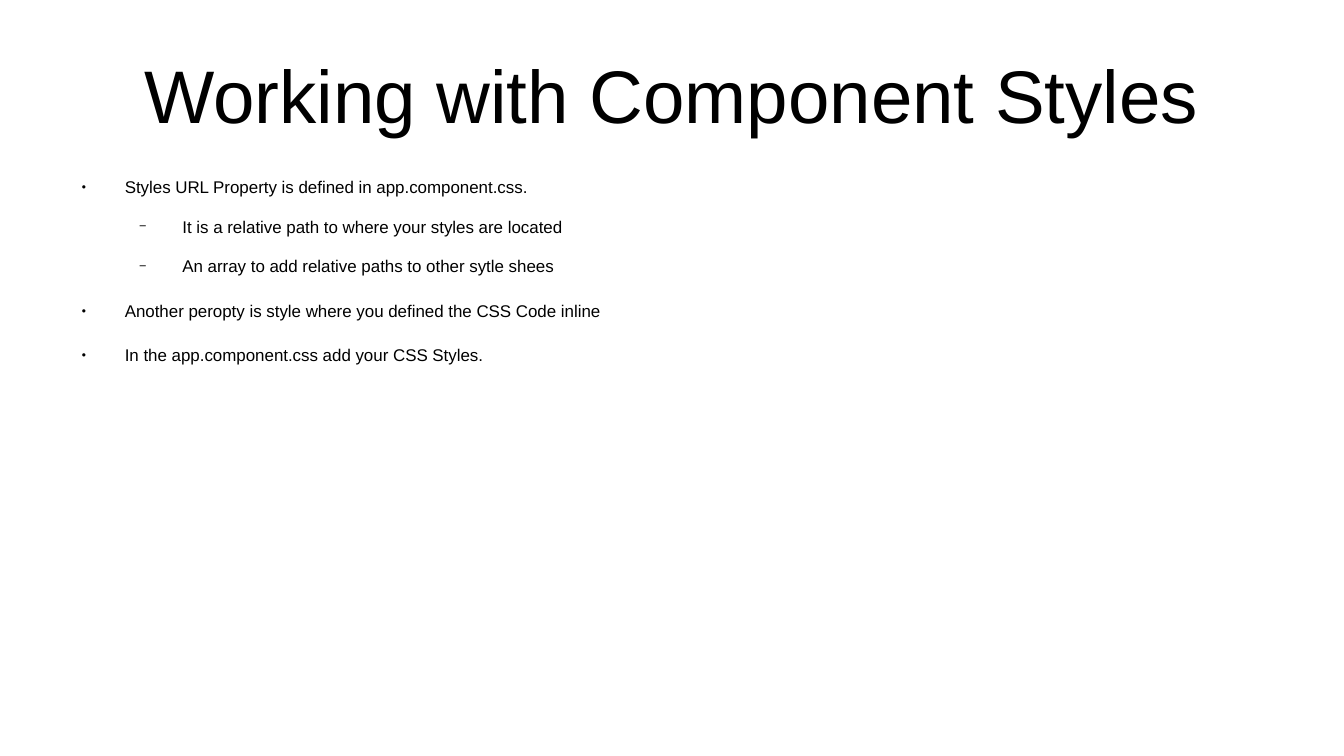
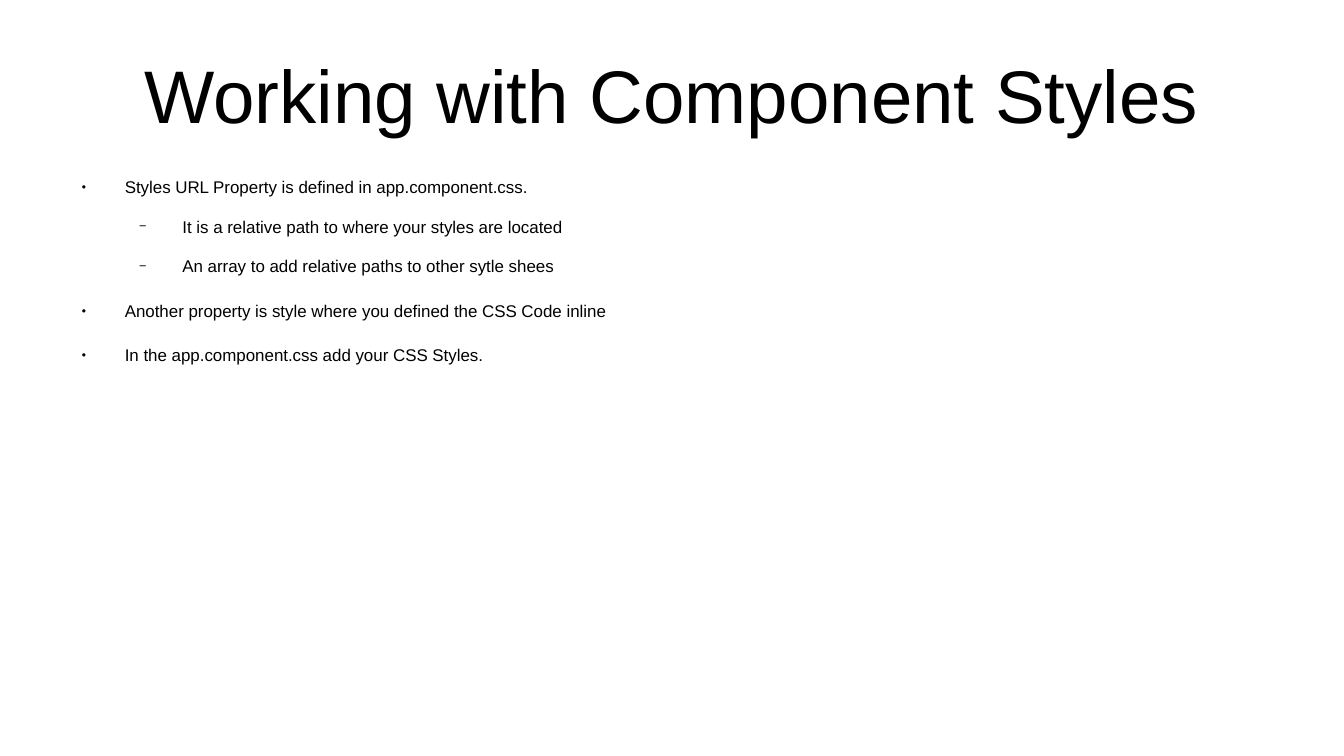
Before and after one commit to CharlesStockman/notesFromCourses, a slide deck: slide 20 of javascript/frameworks/angular/Angular 6 ( formerly Angular 2) -- The Complete Guide.odp. Drawn at 1344x756 pixels with LibreOffice and Linux fonts; fonts in the diff are those of the drawing. Boxes give left, top, right and bottom in pixels: in the first picture for what was removed or moved away, otherwise in the second. Text is boxed around its words. In the diff, an @@ line names an element or a change of style, - is before the commit and + after.

```diff
--- a/javascript/frameworks/angular/Angular 6 ( formerly Angular 2) -- The Complete Guide.odp
+++ b/javascript/frameworks/angular/Angular 6 ( formerly Angular 2) -- The Complete Guide.odp
@@ text at (125, 304, 606, 321): text changed @@
-● Another peropty is style where you defined the CSS Code inline
+● Another property is style where you defined the CSS Code inline
```
Also in this commit, not shown: 7 other slides changed, 13 slides added, 55 other files.
